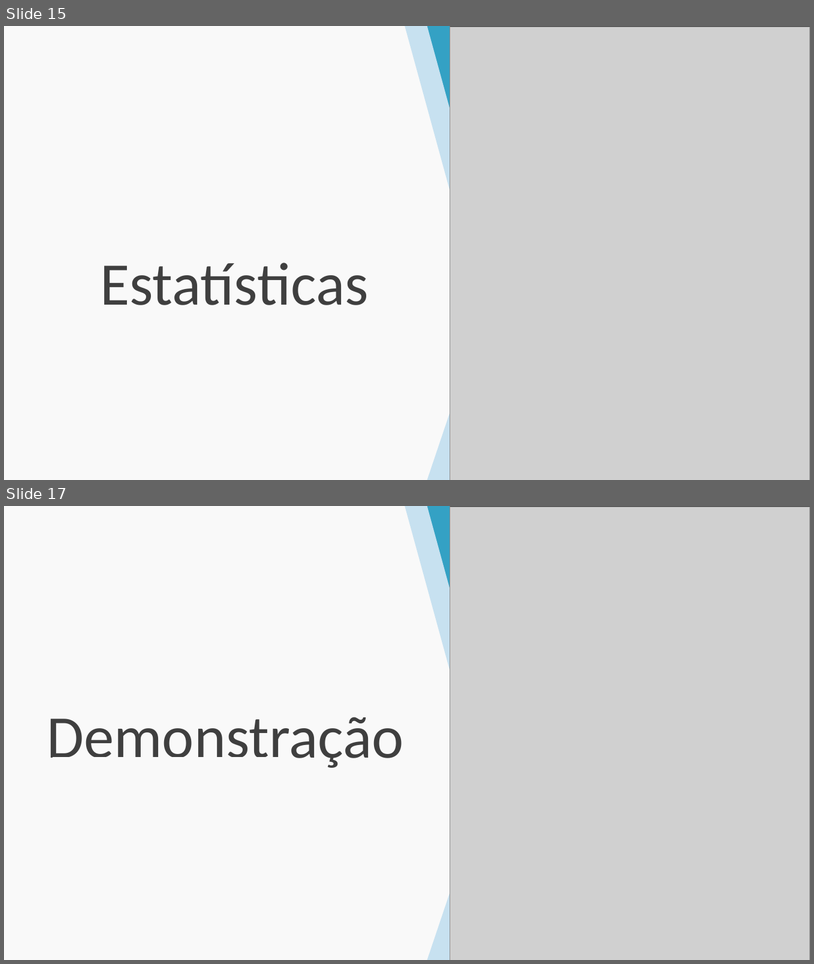
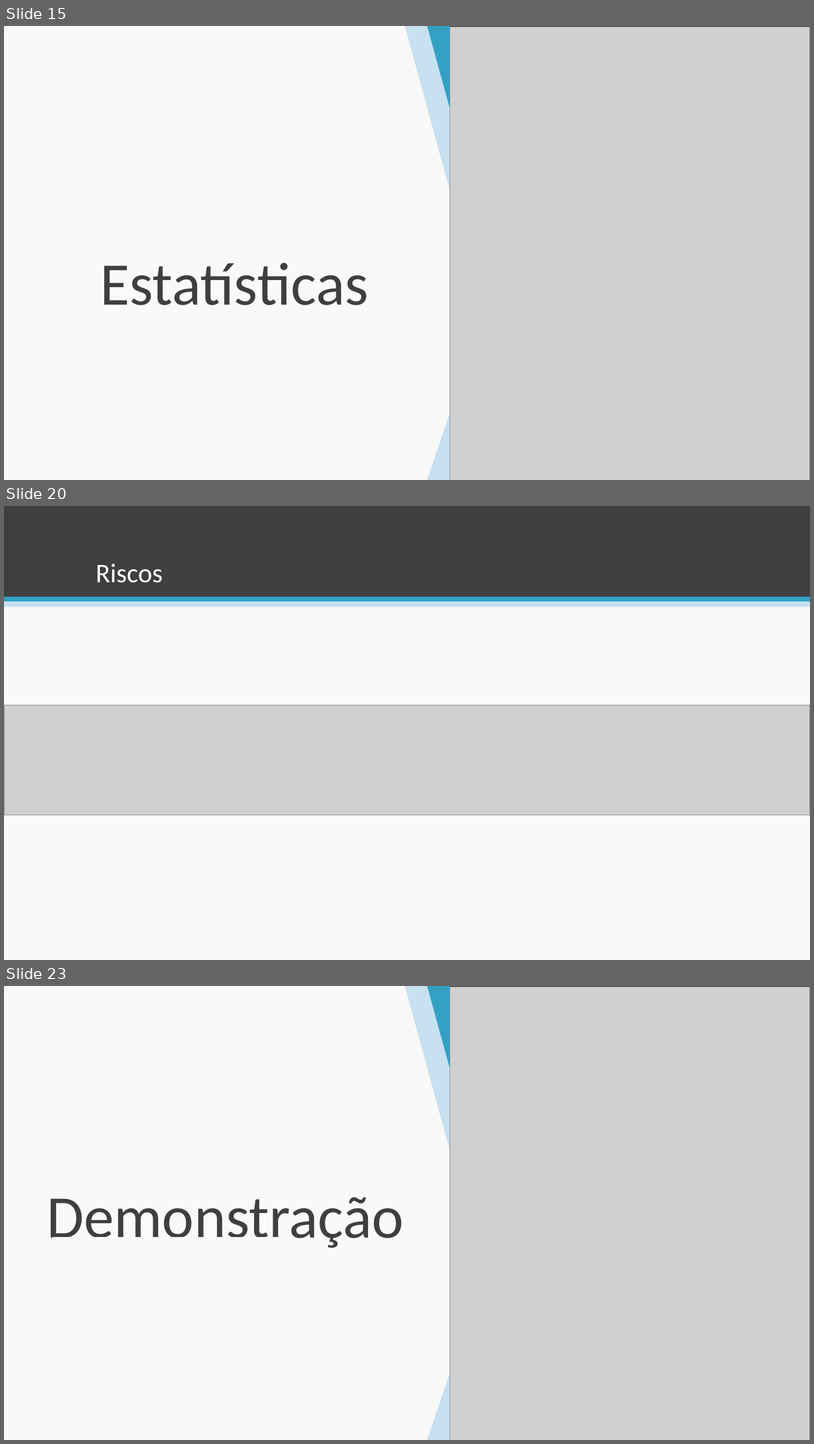
Before and after one commit to esteves-esta/TechHumi, a slide deck: documentacao/PowerPoint.pptx. Shown one above the other, each under a label of ours: slides 15 and 17 before the commit, slides 15, 20 and 23 after it; the slides between them are not shown. The pictures are 814x964 and 814x1444 pixels, drawn with LibreOffice and Linux fonts; fonts in the diff are those of the drawing; grey boxes stand for pictures; background and template pictures are left out. Boxes give left, top, right and bottom in pixels: in the first picture for what was removed or moved away, otherwise in the second. Text is boxed around its words. In the diff, an @@ line names an element or a change of style, - is before the commit and + after.

```diff
--- a/documentacao/PowerPoint.pptx
+++ b/documentacao/PowerPoint.pptx
@@ slide 20 added at [4, 506, 810, 960], background #F9F9F9 @@
@@ rectangle added at [4, 506, 810, 597], fill #3F3F3F @@
@@ title added at [96, 564, 163, 583], 32 pt, text #FFFFFF @@
+Riscos
@@ rectangle added at [4, 597, 810, 602], fill #34A1C4 @@
@@ rectangle added at [4, 601, 810, 607], fill #C7E1F0 @@
@@ picture added at [4, 705, 810, 815] @@
@@ what was slide 17 is now slide 23 @@
```
Also in this commit, not shown: 2 slides changed, 5 other slides added.
